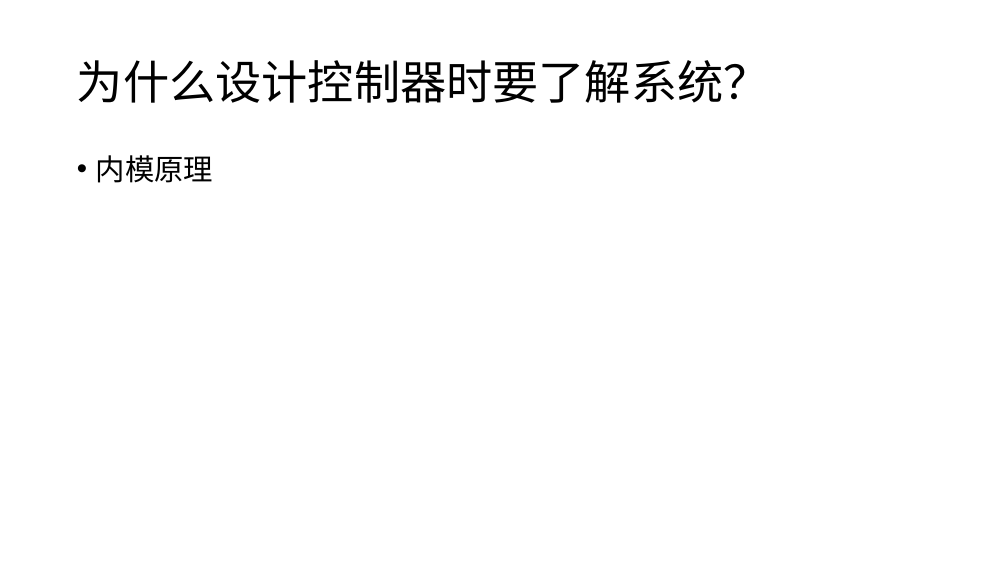
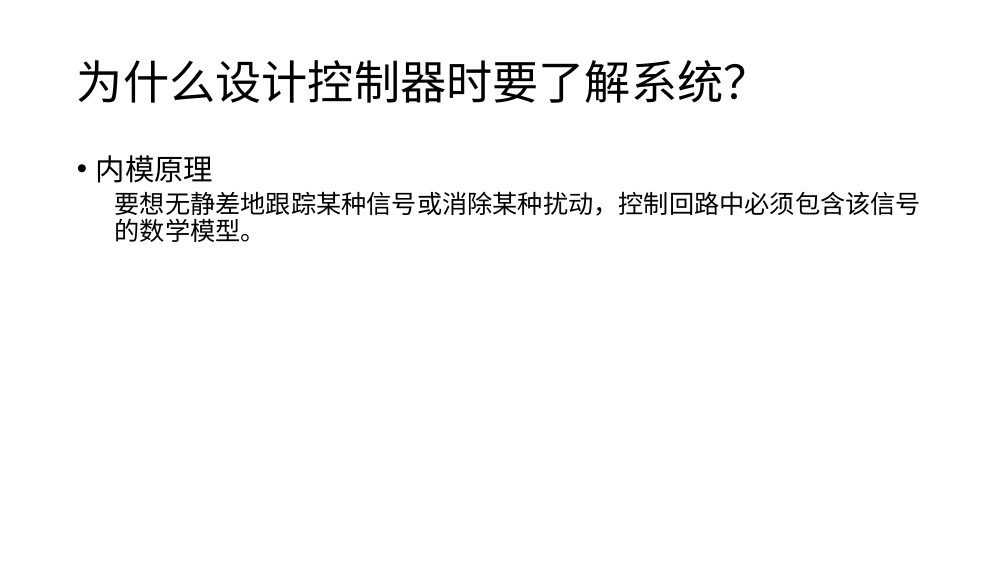
Before and after one commit to JLU-Robomaster-Embedded/embedded_tutorial, a slide deck: slide 9 of 4_控制器设计.pptx. Drawn at 1008x567 pixels with LibreOffice and Linux fonts; fonts in the diff are those of the drawing. Boxes give left, top, right and bottom in pixels: in the first picture for what was removed or moved away, otherwise in the second. Text is boxed around its words. In the diff, an @@ line names an element or a change of style, - is before the commit and + after.

```diff
--- a/4_控制器设计.pptx
+++ b/4_控制器设计.pptx
@@ text at [115,191,921,242]: paragraph added @@
+  要想无静差地跟踪某种信号或消除某种扰动，控制回路中必须包含该信号的数学模型。
```
Also in this commit, not shown: 8 other slides changed, 19 slides added, 6 slides removed.
